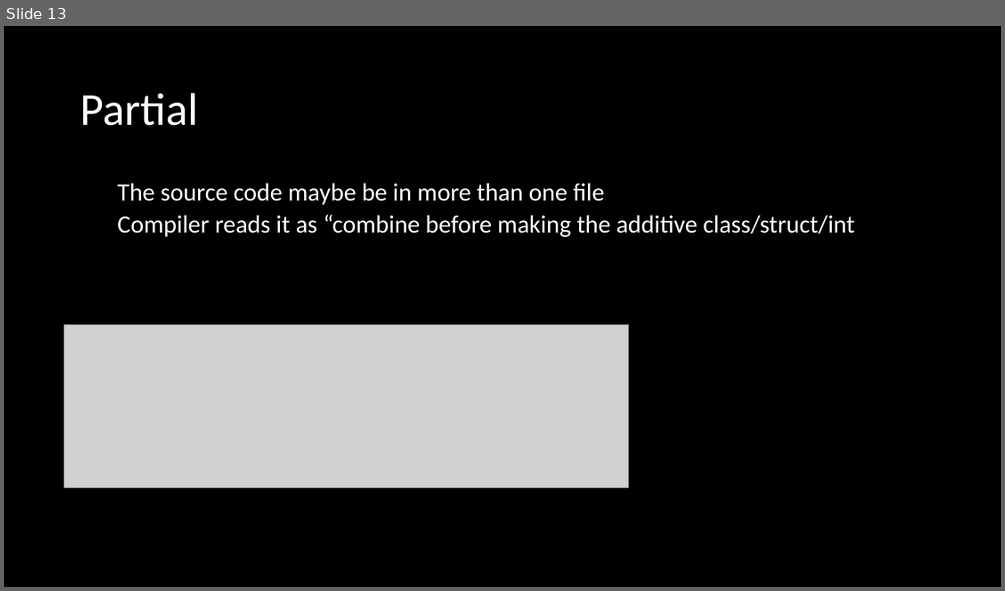
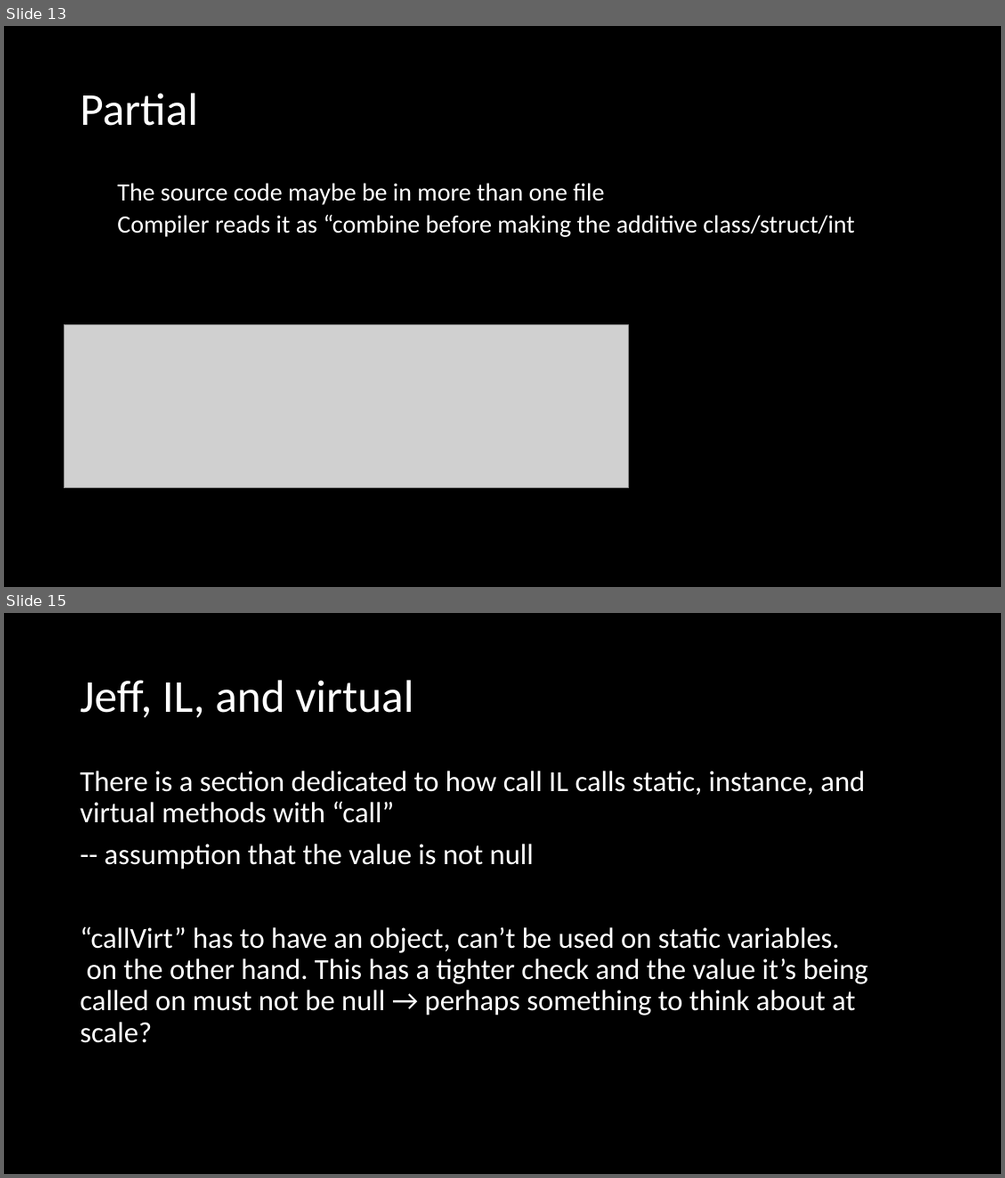
Before and after one commit to microsoft/Flash_University, a slide deck: CLR_via_CSharp/Week4/Ch5,6/Week4.pptx. Shown one above the other, each under a label of ours: slide 13 before the commit, slides 13 and 15 after it; the slides between them are not shown. The pictures are 1005x591 and 1005x1178 pixels, drawn with LibreOffice and Linux fonts; fonts in the diff are those of the drawing; grey boxes stand for pictures. Boxes give left, top, right and bottom in pixels: in the first picture for what was removed or moved away, otherwise in the second. Text is boxed around its words. In the diff, an @@ line names an element or a change of style, - is before the commit and + after.

```diff
--- a/CLR_via_CSharp/Week4/Ch5,6/Week4.pptx
+++ b/CLR_via_CSharp/Week4/Ch5,6/Week4.pptx
@@ slide 15 added at (x1=4, y1=613, x2=1001, y2=1174), background #000000 @@
@@ title added at (x1=80, y1=680, x2=413, y2=718), 44 pt, text #FFFFFF @@
+Jeff, IL, and virtual
@@ text added at (x1=80, y1=771, x2=868, y2=1043), 28 pt, text #FFFFFF @@
+There is a section dedicated to how call IL calls static, instance, and virtual methods with “call”
+-- assumption that the value is not null
+“callVirt” has to have an object, can’t be used on static variables.
+on the other hand. This has a tighter check and the value it’s being called on must not be null → perhaps something to think about at scale?
```
Also in this commit, not shown: 2 slides changed, 3 other slides added, 5 other files.
